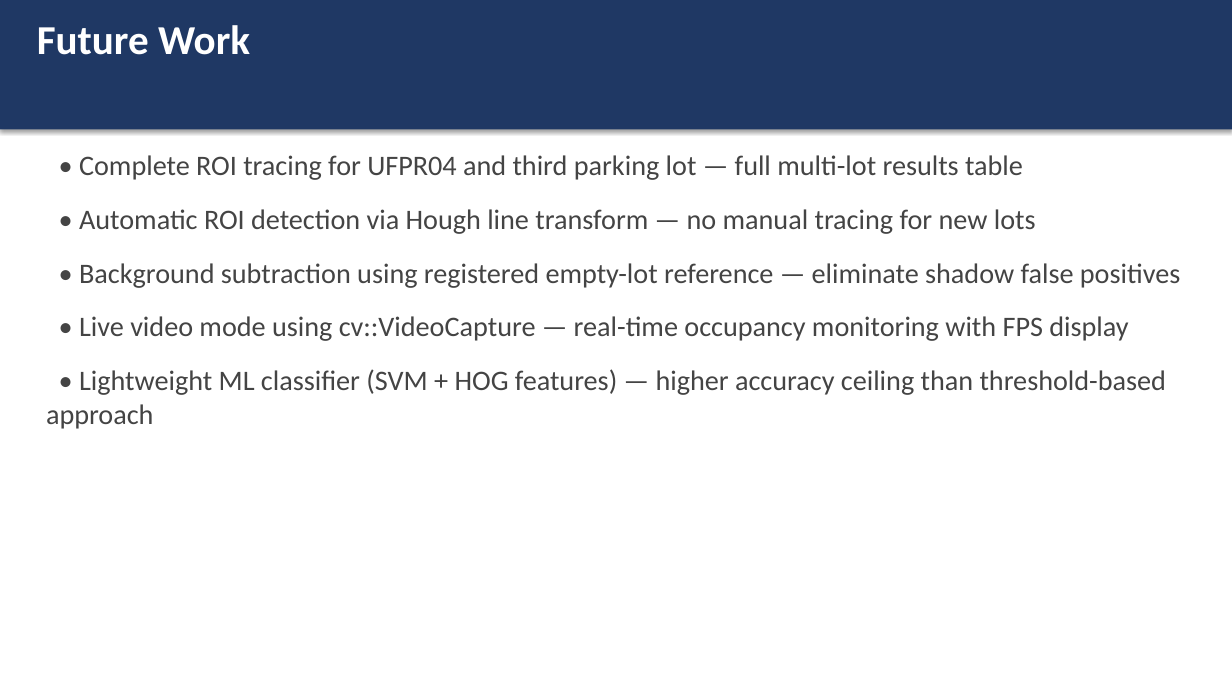
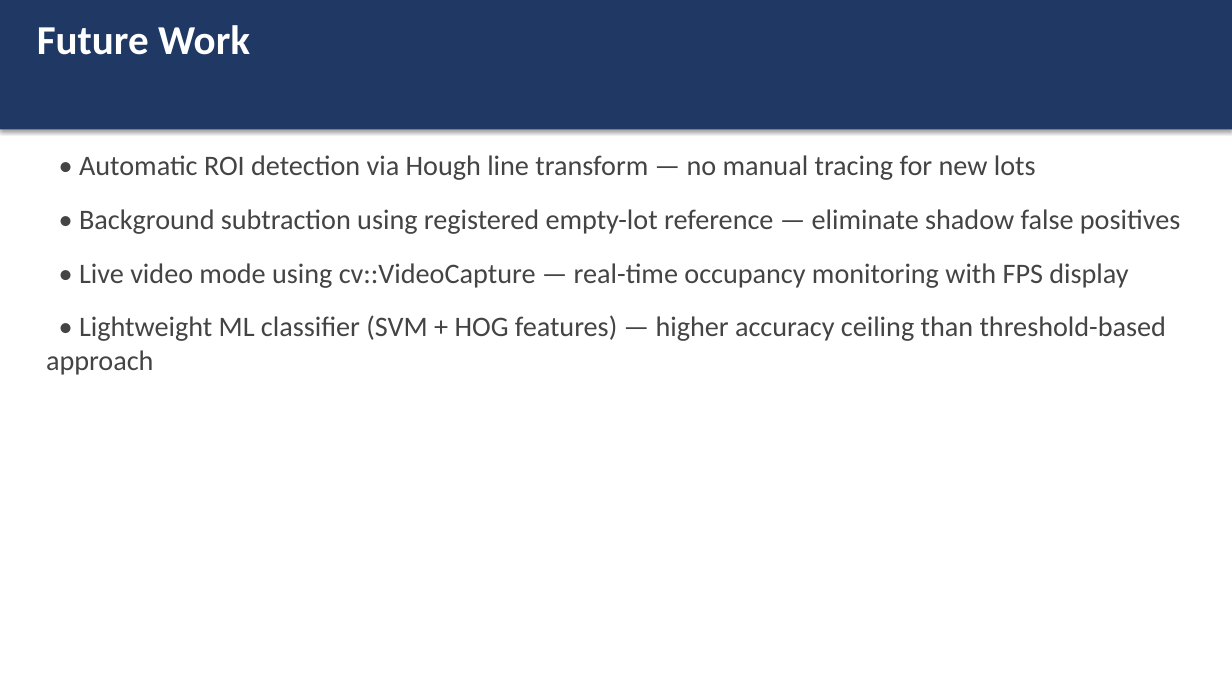
Before and after one commit to realkyle/CVFinalProject, a slide deck: slide 13 of docs/slides.pptx (slide 10 before the commit). Drawn at 1232x693 pixels with LibreOffice and Linux fonts; fonts in the diff are those of the drawing. Boxes give left, top, right and bottom in pixels: in the first picture for what was removed or moved away, otherwise in the second. Text is boxed around its words. In the diff, an @@ line names an element or a change of style, - is before the commit and + after.

Commit message:
Parking lot occupancy detector — PUCPR and UFPR04 complete

```diff
--- a/docs/slides.pptx
+++ b/docs/slides.pptx
@@ text removed at (79, 155, 1023, 180) @@
-• Complete ROI tracing for UFPR04 and third parking lot — full multi-lot results table
@@ 4 texts: place and size @@
-4 texts at (79, 209, 1180, 395)
+4 texts at (79, 155, 1180, 341)
```
Also in this commit, not shown: 3 other slides changed, 3 slides added, 11 other files.
